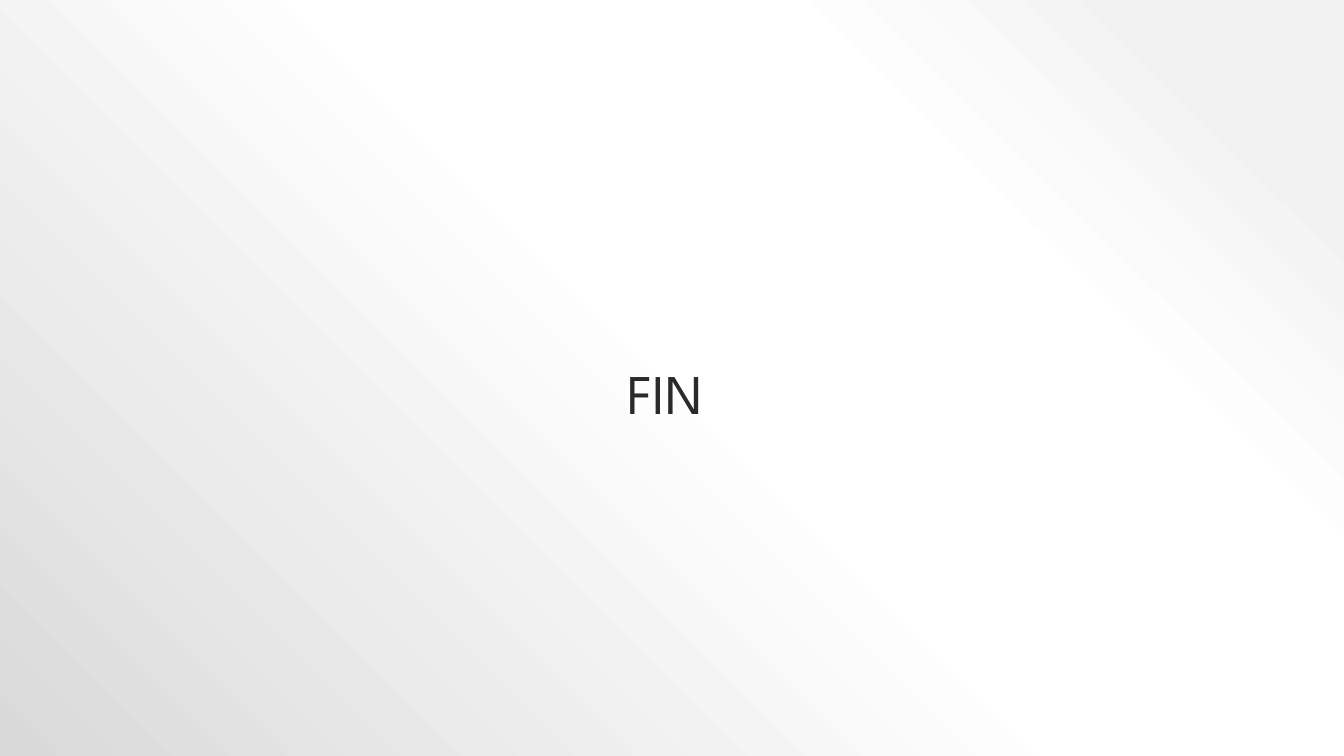
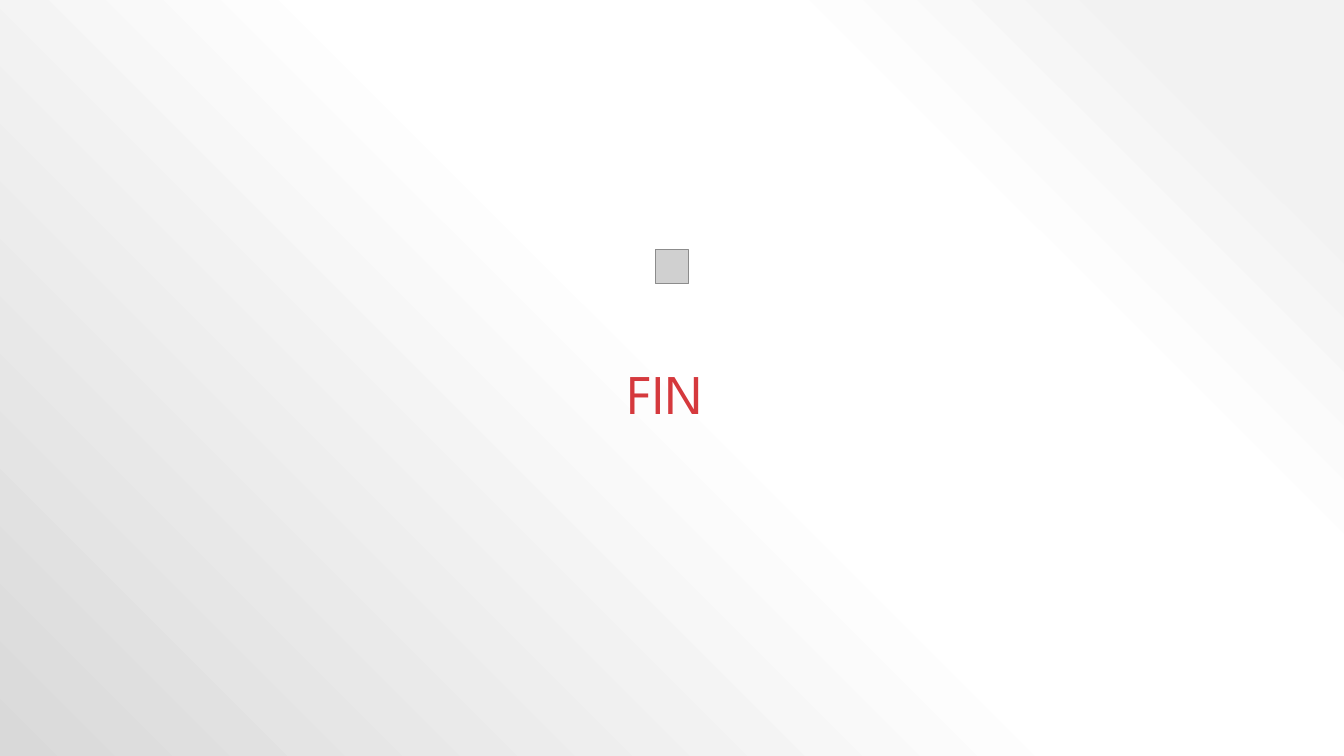
Before and after one commit to Jordanmyer92/COVID-Part-3, a slide deck: slide 14 of PROJECT_3_PRESENTATION (2).pptx. Drawn at 1344x756 pixels with LibreOffice and Linux fonts; fonts in the diff are those of the drawing; grey boxes stand for pictures. Boxes give left, top, right and bottom in pixels: in the first picture for what was removed or moved away, otherwise in the second. Text is boxed around its words. In the diff, an @@ line names an element or a change of style, - is before the commit and + after.

```diff
--- a/PROJECT_3_PRESENTATION (2).pptx
+++ b/PROJECT_3_PRESENTATION (2).pptx
@@ picture added at bbox=[655, 250, 689, 283] @@
@@ title "FIN" at bbox=[627, 377, 703, 414]: text colour #2A2A2A to #D5393D @@
```
Also in this commit, not shown: 8 other slides changed, 1 other file.
